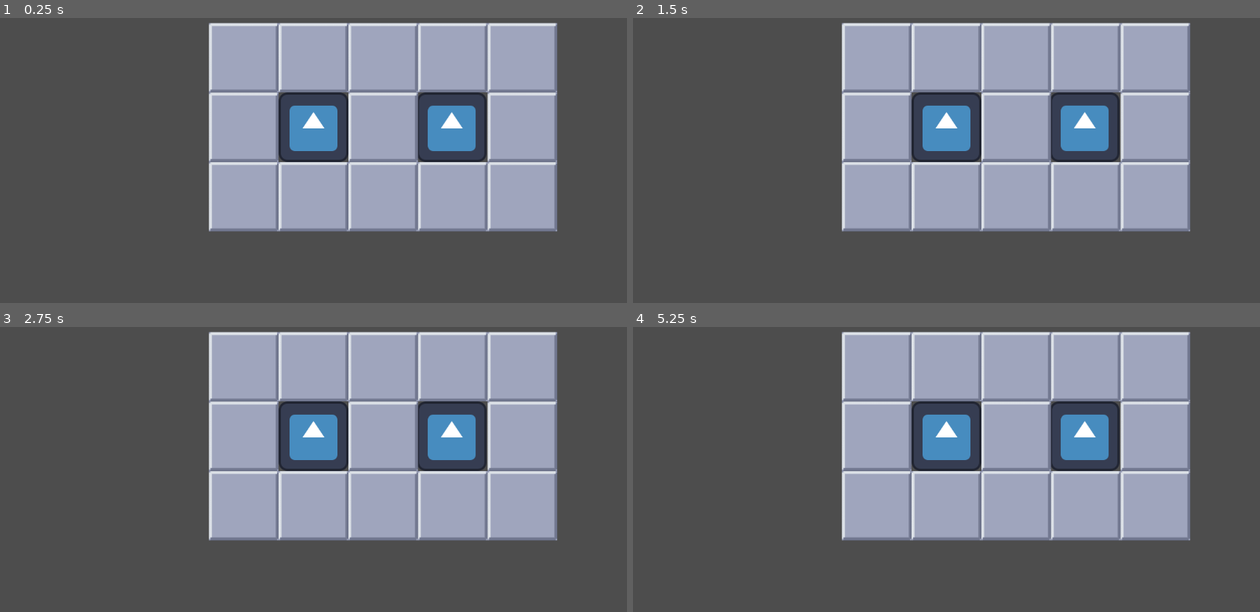
Above: before the commit, frames 1-4 (two rows, left to right).
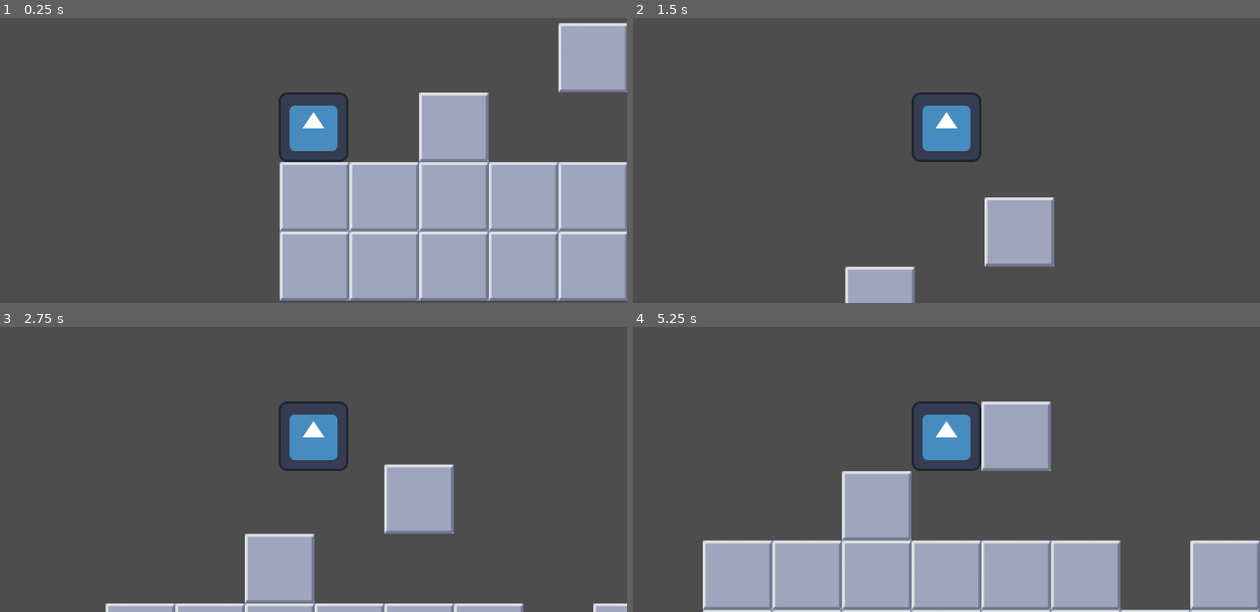
Above: after the commit, the same moments.

Repository: jack-likes-carrots/Game-Design
Game: Godot game, scene res://scenes/level_1.tscn
The game is run twice, just before and just after one commit, with the same random seed, the same clock (stepped at 60 frames per second) and the same inputs. The engine's default icon, where the game draws it, is replaced by a stand-in: a white triangle on a blue panel in a dark square.
Inputs:
- Up to frame 1 (0.25 s): no input
- Up to frame 2 (1.5 s): tap Enter (ui_accept) at 0.5, 0.77 s; hold Right (ui_right) from 0.53 s (still down)
- Up to frame 3 (2.75 s): tap Enter (ui_accept) at 1.52 s; release Right (ui_right) at 2.03 s; hold Left (ui_left) from 2.03 s (still down)
- Up to frame 4 (5.25 s): release Left (ui_left) at 2.78 s; hold Right (ui_right) 2.78-4.28 s; tap Enter (ui_accept) at 3.02, 3.5, 3.77, 4.52 s; hold Left (ui_left) 4.28-5.03 s; hold Right (ui_right) from 5.03 s (still down)

The runs differ from the first frame. In frame 1, 47% of the frame differs, in the area x 33-100%, y 1-100%; in frame 2, 39%; in frame 3, 40%; in frame 4, 51%, in the area x 11-100%, y 1-100%.

Commit message:
Tile map

Diff:
--- a/scenes/level_1.tscn
+++ b/scenes/level_1.tscn
@@ -30,13 +30,13 @@
 [node name="level 1" type="Node2D"]
 
 [node name="player" parent="." instance=ExtResource("1_csmgx")]
-position = Vector2(578, 321)
+position = Vector2(64, 320)
 
 [node name="Portal" parent="." instance=ExtResource("3_cbhu8")]
-position = Vector2(832, 320)
+position = Vector2(1984, 320)
 
 [node name="TileMap" type="TileMap" parent="."]
 position = Vector2(2, 0)
 tile_set = SubResource("TileSet_81d85")
 format = 2
-layer_0/tile_data = PackedInt32Array(65540, 5, 0, 65541, 5, 0, 131077, 5, 0, 196613, 5, 0, 196612, 5, 0, 196611, 5, 0, 131075, 5, 0, 65539, 5, 0, 65542, 5, 0, 65543, 5, 0, 131079, 5, 0, 196615, 5, 0, 196614, 5, 0)
+layer_0/tile_data = PackedInt32Array(196608, 5, 0, 196609, 5, 0, 196610, 5, 0, 196611, 5, 0, 196612, 5, 0, 196613, 5, 0, 196615, 5, 0, 196616, 5, 0, 262144, 5, 0, 262145, 5, 0, 262146, 5, 0, 262147, 5, 0, 262148, 5, 0, 262149, 5, 0, 262150, 5, 0, 262151, 5, 0, 262152, 5, 0, 262153, 5, 0, 262154, 5, 0, 262155, 5, 0, 262156, 5, 0, 262157, 5, 0, 262158, 5, 0, 262159, 5, 0, 196617, 5, 0, 196618, 5, 0, 196619, 5, 0, 196620, 5, 0, 196621, 5, 0, 196622, 5, 0, 196623, 5, 0, 262160, 5, 0, 196624, 5, 0, 131088, 5, 0, 65552, 5, 0, 16, 5, 0, -65520, 5, 0, -131056, 5, 0, 131074, 5, 0, 65540, 5, 0)
Binary file added: bubble bath.jpg
Not shown, added: bubble bath.jpg.import
Binary file added: kenney.nl/Tilemap/bubble bath.jpg
Not shown, added: kenney.nl/Tilemap/bubble bath.jpg.import
Not shown, added: bub2AF0.tmp
